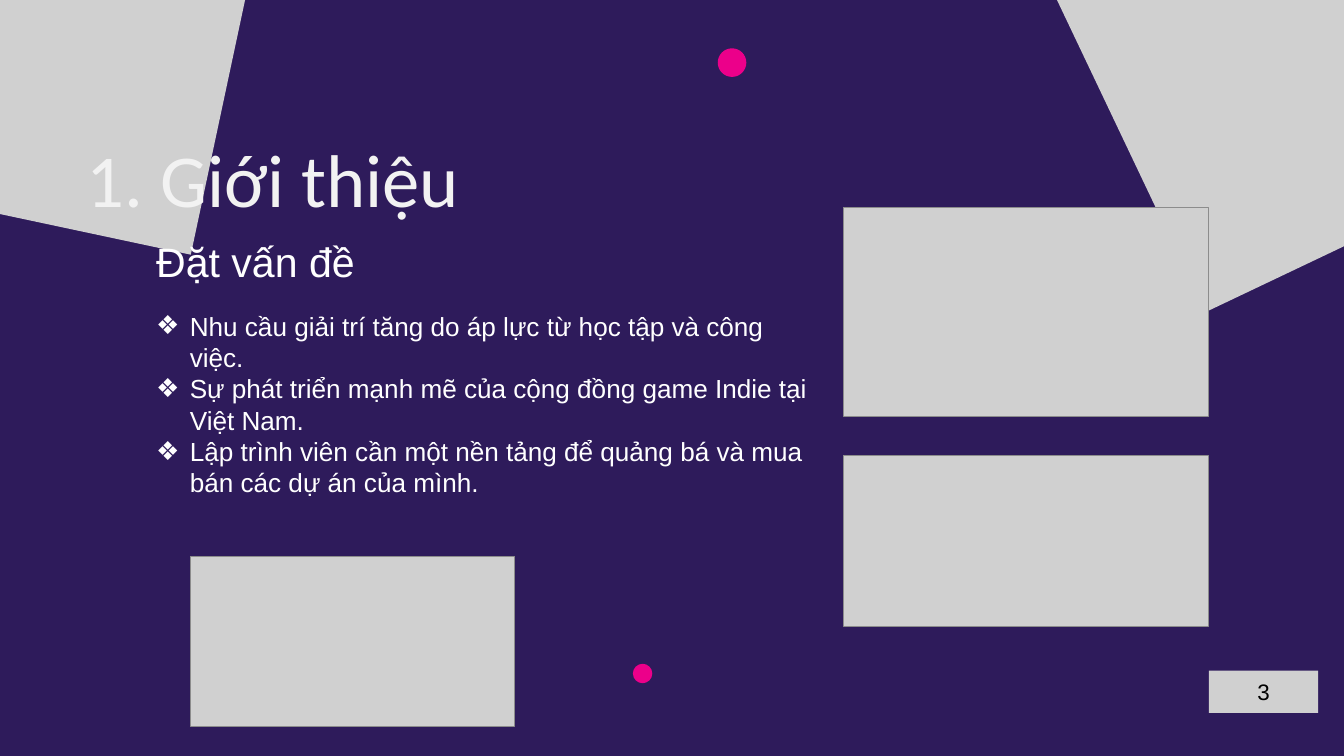
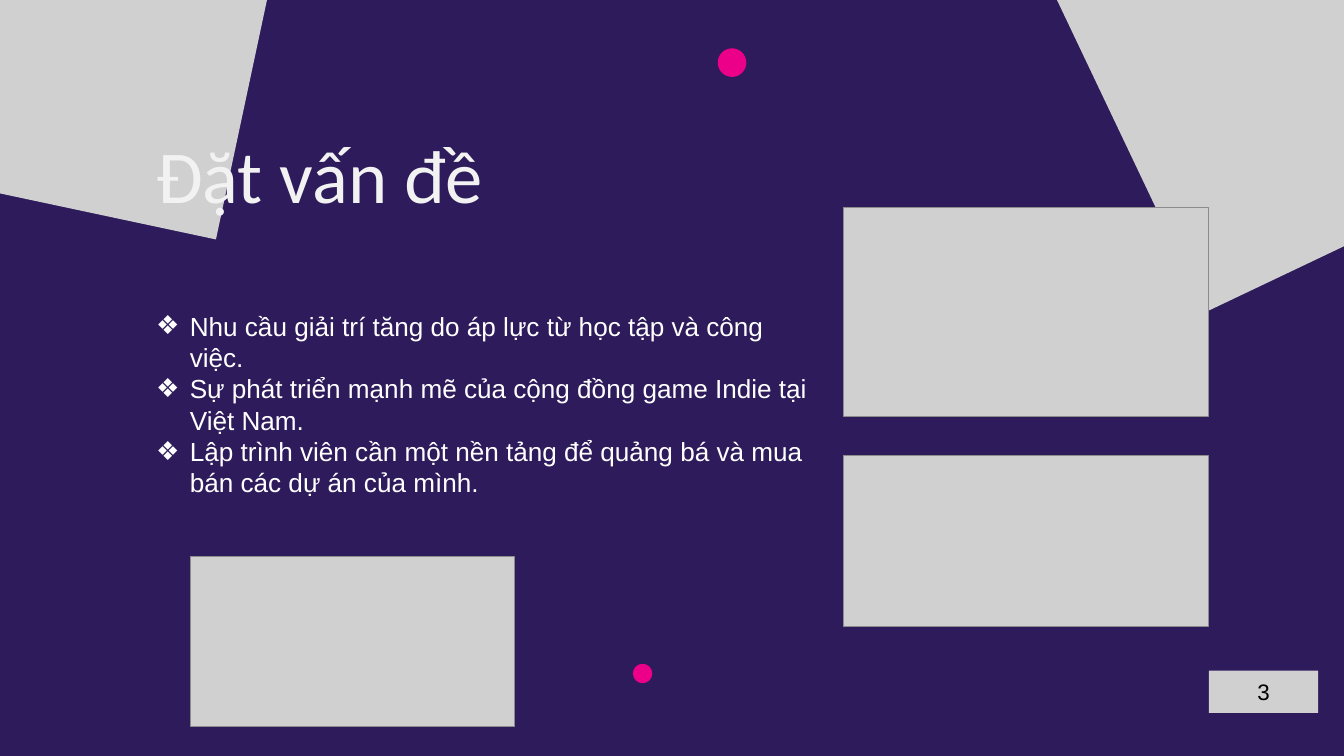
Before and after one commit to B2012257/lvtn_indieGameForum, a slide deck: slide 3 of docs/gameIndiePPT.pptx. Drawn at 1344x756 pixels with LibreOffice and Linux fonts; fonts in the diff are those of the drawing; grey boxes stand for pictures. Boxes give left, top, right and bottom in pixels: in the first picture for what was removed or moved away, otherwise in the second. Text is boxed around its words. In the diff, an @@ line names an element or a change of style, - is before the commit and + after.

```diff
--- a/docs/gameIndiePPT.pptx
+++ b/docs/gameIndiePPT.pptx
@@ picture: place and size @@
-picture at [0,0,274,255]
+picture at [0,0,299,239]
@@ text "Đặt vấn đề": place and size @@
-text "Đặt vấn đề" at [156,244,355,284]
+text "Đặt vấn đề" at [156,142,482,221]
@@ text "Đặt vấn đề" at [156,142,482,221]: size 44 to 80 pt, font Arial to Calibri, text colour #FFFFFF to #F2F2F2; line spacing 1 to 1.2 @@
@@ text removed at [160,145,460,224] @@
-1. Giới thiệu
```
Also in this commit, not shown: 10 other slides changed, 18 other files.
